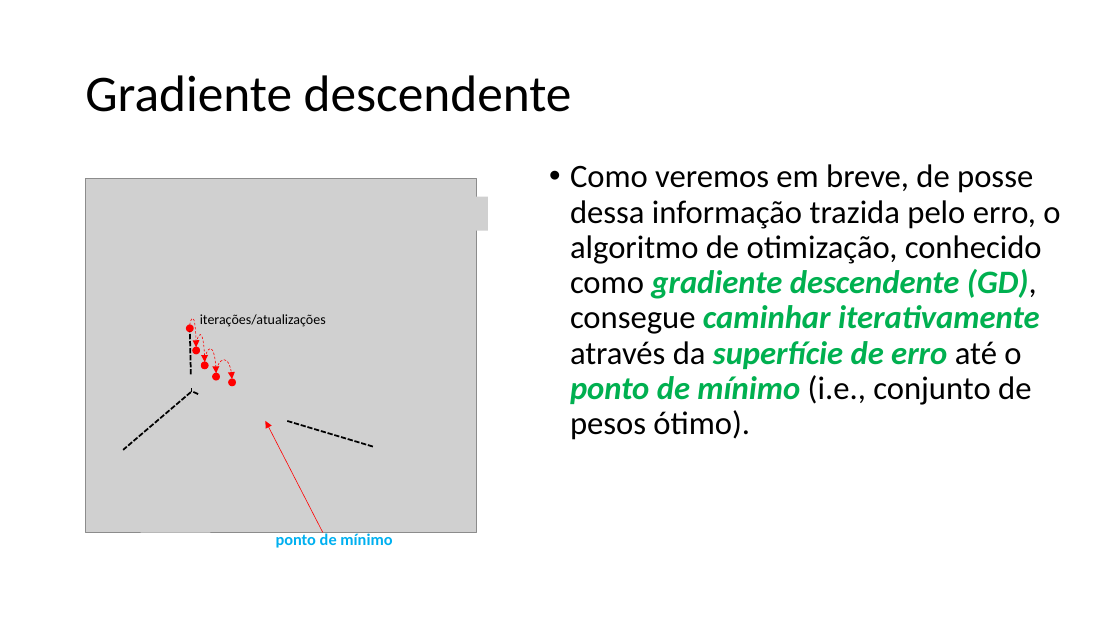
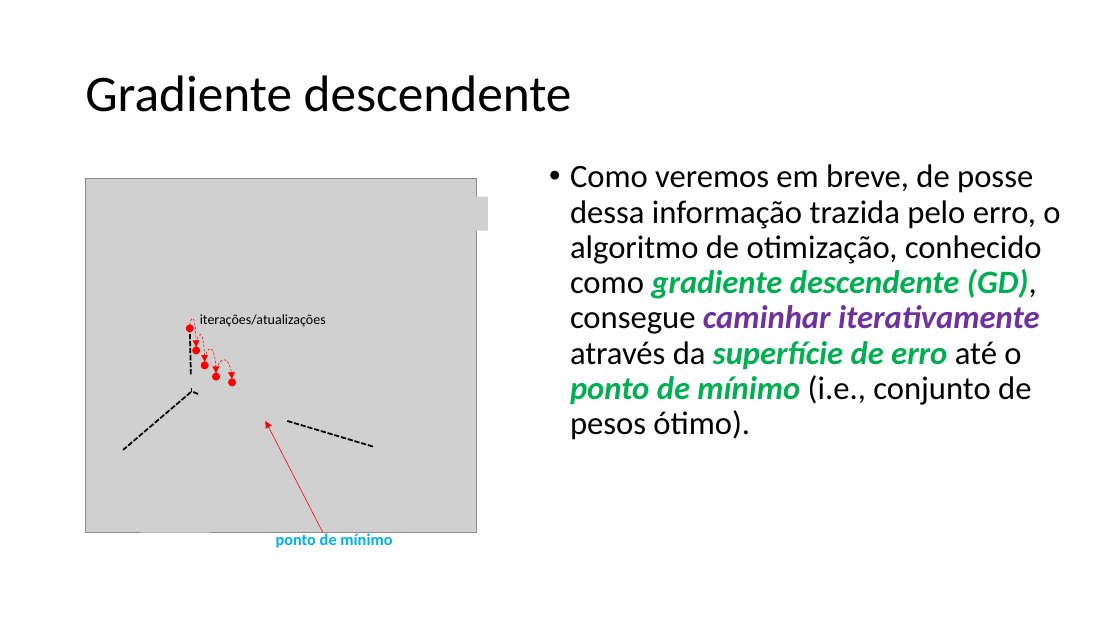
Before and after one commit to zz4fap/tp557-iot-ml, a slide deck: slide 32 of slides/TP557_5_Medindo_a_precisão_de_um_modelo_de_ML.pptx (slide 31 before the commit). Drawn at 1120x630 pixels with LibreOffice and Linux fonts; fonts in the diff are those of the drawing; grey boxes stand for pictures. Boxes give left, top, right and bottom in pixels: in the first picture for what was removed or moved away, otherwise in the second. Text is boxed around its words. In the diff, an @@ line names an element or a change of style, - is before the commit and + after.

```diff
--- a/slides/TP557_5_Medindo_a_precisão_de_um_modelo_de_ML.pptx
+++ b/slides/TP557_5_Medindo_a_precisão_de_um_modelo_de_ML.pptx
@@ text "Como veremos em breve, de ..." at [570, 164, 1060, 440]: text colour #00B050 to #7030A0 in "caminhar iterativamente" @@
```
Also in this commit, not shown: 7 other slides changed, 1 slide added, 1 other file.
